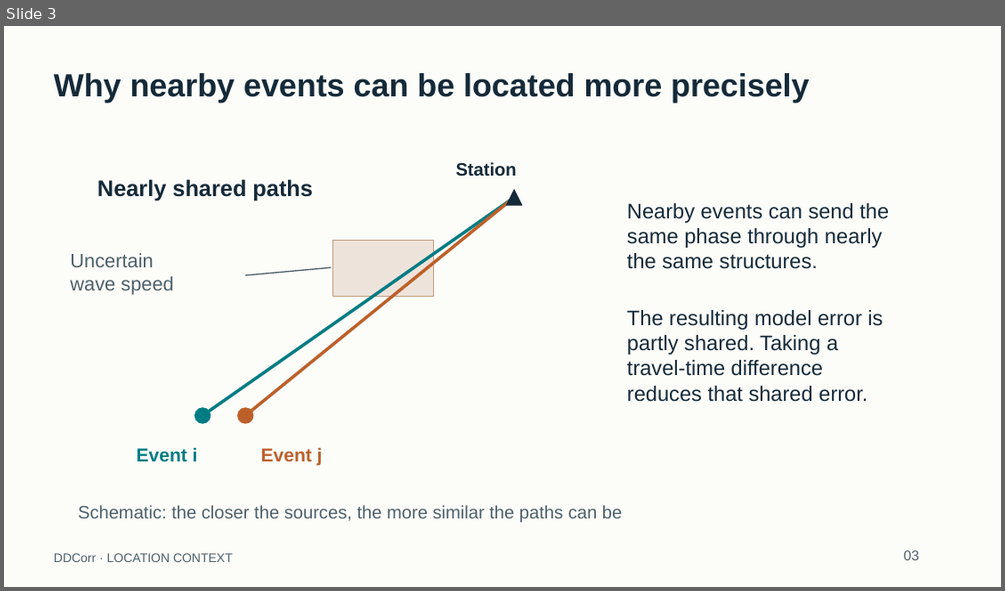
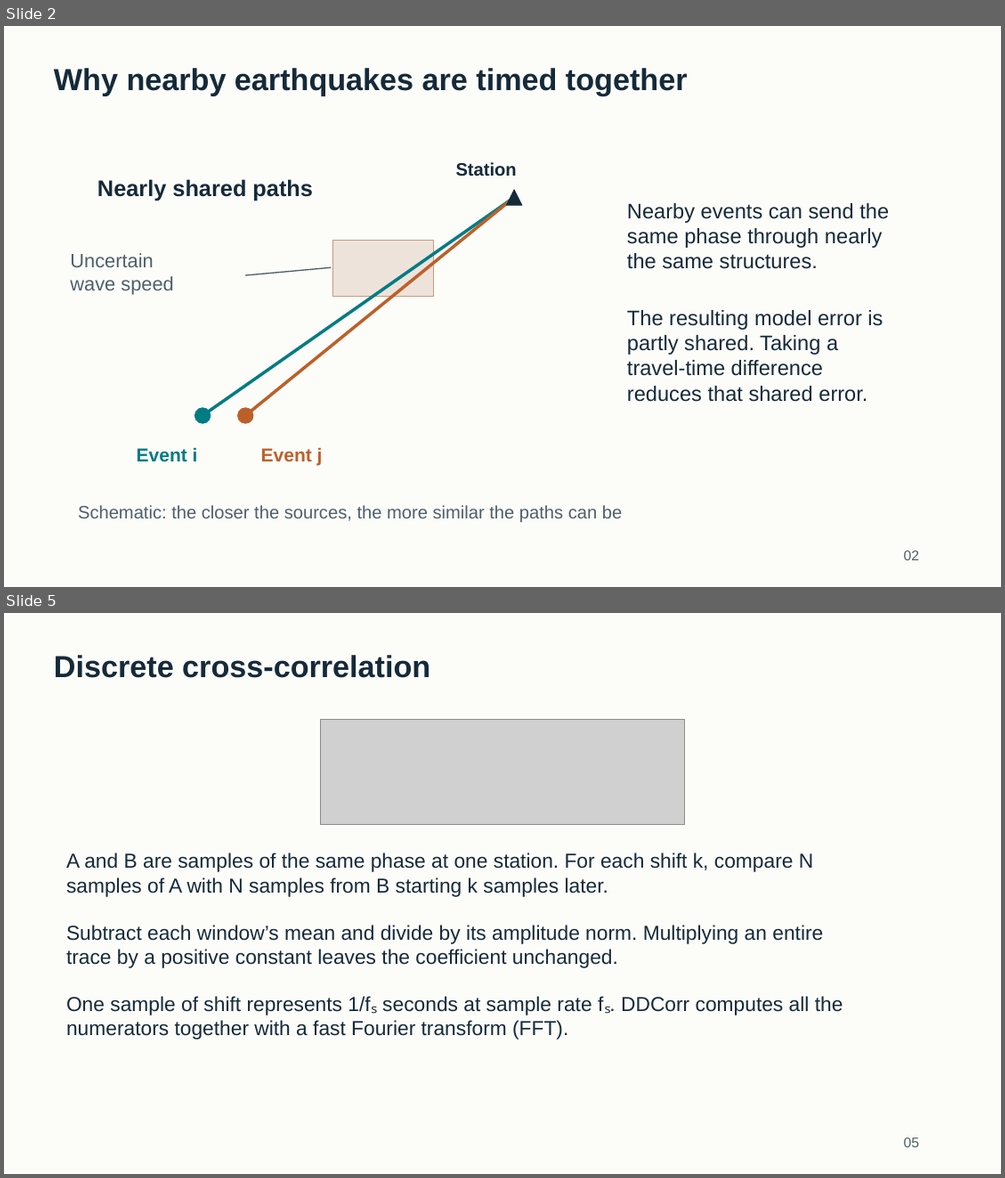
Before and after one commit to eliasrh/DDCorr.jl, a slide deck: teaching/DDCorr_minicourse.pptx. Shown one above the other, each under a label of ours: slide 3 before the commit, slides 2 and 5 after it; the slides between them are not shown. The pictures are 1005x591 and 1005x1178 pixels, drawn with LibreOffice and Linux fonts; fonts in the diff are those of the drawing; grey boxes stand for pictures. Boxes give left, top, right and bottom in pixels: in the first picture for what was removed or moved away, otherwise in the second. Text is boxed around its words. In the diff, an @@ line names an element or a change of style, - is before the commit and + after.

Commit message:
Teach differential times and relocation with the 100-event Iceland workshop
Add the correlation lecture, a shorter archive practical, and instructions for carrying one catalogue into DDSync and GraphSplit. Read advanced settings directly, preserve measured SAC magnitudes, and check waveform workloads before processing or cache reuse.

```diff
--- a/teaching/DDCorr_minicourse.pptx
+++ b/teaching/DDCorr_minicourse.pptx
@@ slide 5 added at (4, 613, 1001, 1174), background #FCFCF9 @@
@@ text added at (54, 655, 430, 678), 29.2 pt, text #152A39, bold @@
+Discrete cross-correlation
@@ picture added at (320, 719, 685, 825) @@
@@ text added at (66, 852, 813, 897), 19.5 pt, text #152A39 @@
+A and B are samples of the same phase at one station. For each shift k, compare N
+samples of A with N samples from B starting k samples later.
@@ text added at (66, 925, 823, 968), 19.5 pt, text #152A39 @@
+Subtract each window’s mean and divide by its amplitude norm. Multiplying an entire
+trace by a positive constant leaves the coefficient unchanged.
@@ text added at (66, 996, 843, 1039), 19.5 pt, text #152A39 @@
+One sample of shift represents 1/fₛ seconds at sample rate fₛ. DDCorr computes all the
+numerators together with a fast Fourier transform (FFT).
@@ text added at (904, 1137, 919, 1147), 13.5 pt, text #4D606A @@
+05
@@ what was slide 3 is now slide 2 @@
@@ slide 2 changed as well @@
@@ text at (54, 68, 688, 96): text changed; size 30.8 to 29.2 pt @@
-Why nearby events can be located more precisely
+Why nearby earthquakes are timed together
@@ text removed at (54, 553, 233, 562) @@
-DDCorr · LOCATION CONTEXT
@@ text at (904, 550, 919, 560): text changed @@
-03
+02
```
Also in this commit, not shown: 2 other slides changed, 42 other slides added, 97 slides removed, 43 other files.
